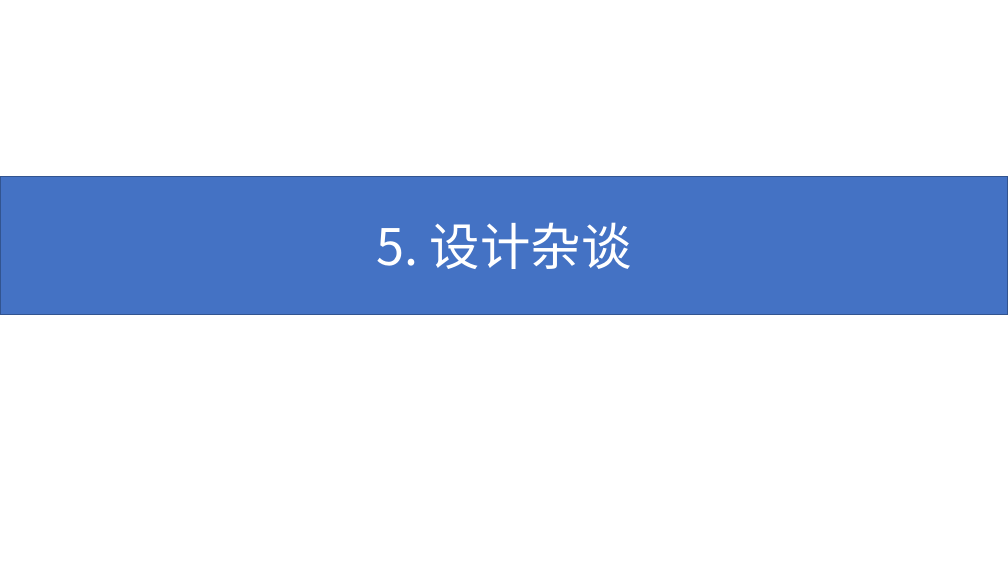
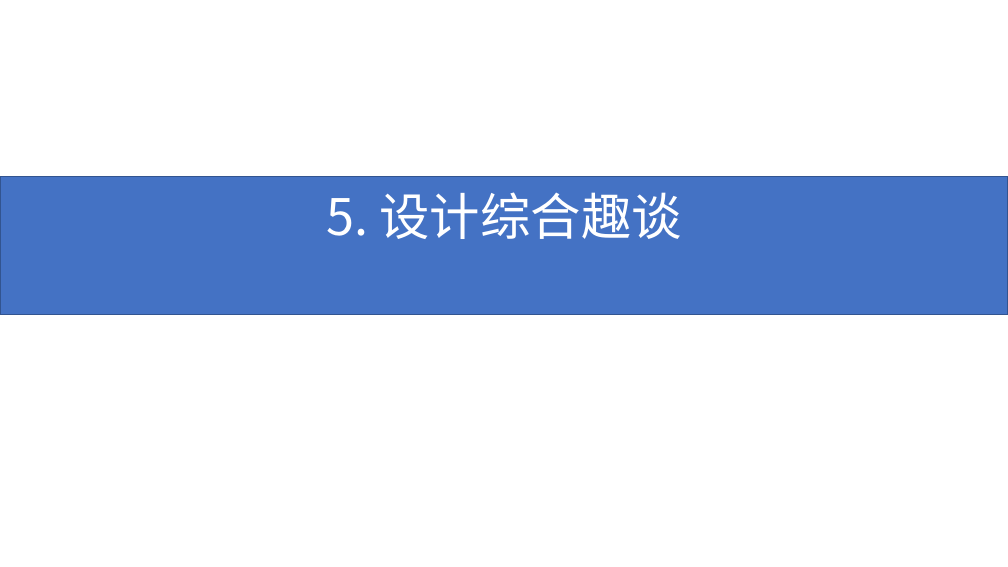
Before and after one commit to xiaozhiliaoo/my-slides, a slide deck: slide 33 of prepare/从crud, pattern, ooad到ddd-软件设计启示.pptx. Drawn at 1008x567 pixels with LibreOffice and Linux fonts; fonts in the diff are those of the drawing. Boxes give left, top, right and bottom in pixels: in the first picture for what was removed or moved away, otherwise in the second. Text is boxed around its words. In the diff, an @@ line names an element or a change of style, - is before the commit and + after.

```diff
--- a/prepare/从crud, pattern, ooad到ddd-软件设计启示.pptx
+++ b/prepare/从crud, pattern, ooad到ddd-软件设计启示.pptx
@@ text in rectangle at (326,192,681,239): text changed @@
-5. 设计杂谈
+5. 设计综合趣谈
```
Also in this commit, not shown: 6 other slides changed, 3 slides added, 2 slides removed, 2 other files.
